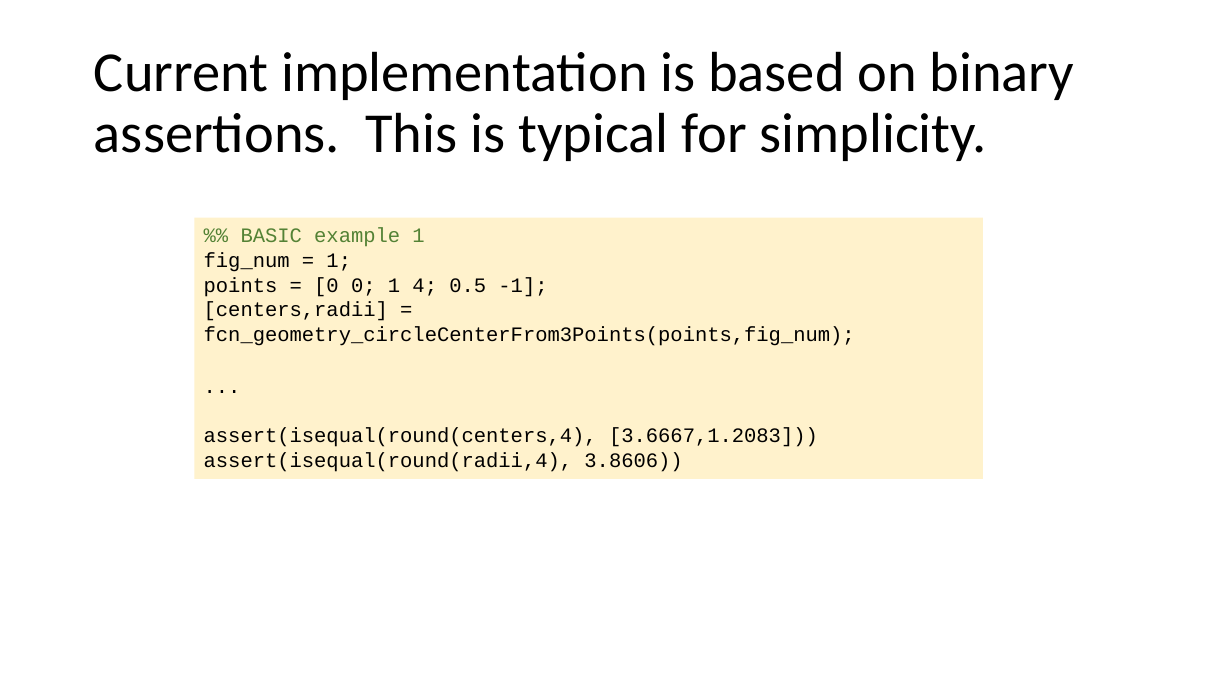
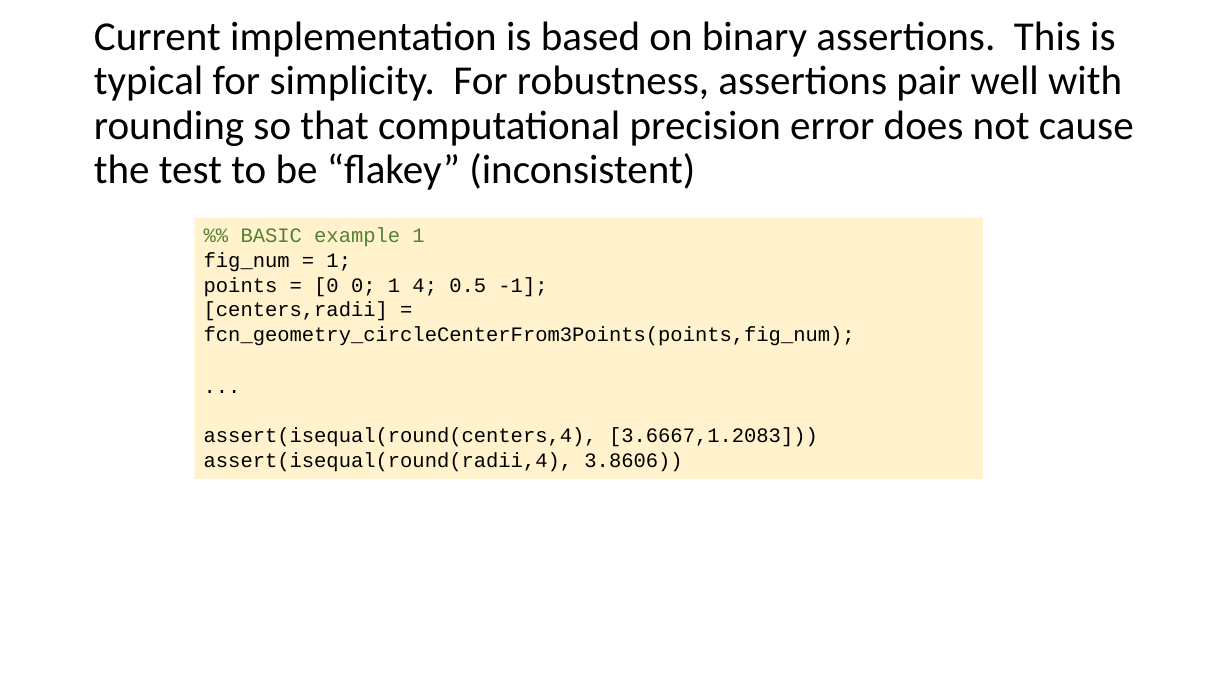
Before and after one commit to ivsg-psu/Errata_Tutorials_DebugTools, a slide deck: slide 5 of Documents/IVSG_unit_testing_and_TDD.pptx. Drawn at 1232x693 pixels with LibreOffice and Linux fonts; fonts in the diff are those of the drawing. Boxes give left, top, right and bottom in pixels: in the first picture for what was removed or moved away, otherwise in the second. Text is boxed around its words. In the diff, an @@ line names an element or a change of style, - is before the commit and + after.

```diff
--- a/Documents/IVSG_unit_testing_and_TDD.pptx
+++ b/Documents/IVSG_unit_testing_and_TDD.pptx
@@ title at [94, 21, 1134, 190]: text changed; size 44 to 32 pt @@
-Current implementation is based on binary assertions. This is typical for simplicity.
+Current implementation is based on binary assertions. This is typical for simplicity. For robustness, assertions pair well with rounding so that computational precision error does not cause the test to be “flakey” (inconsistent)
```
Also in this commit, not shown: 4 other files.
